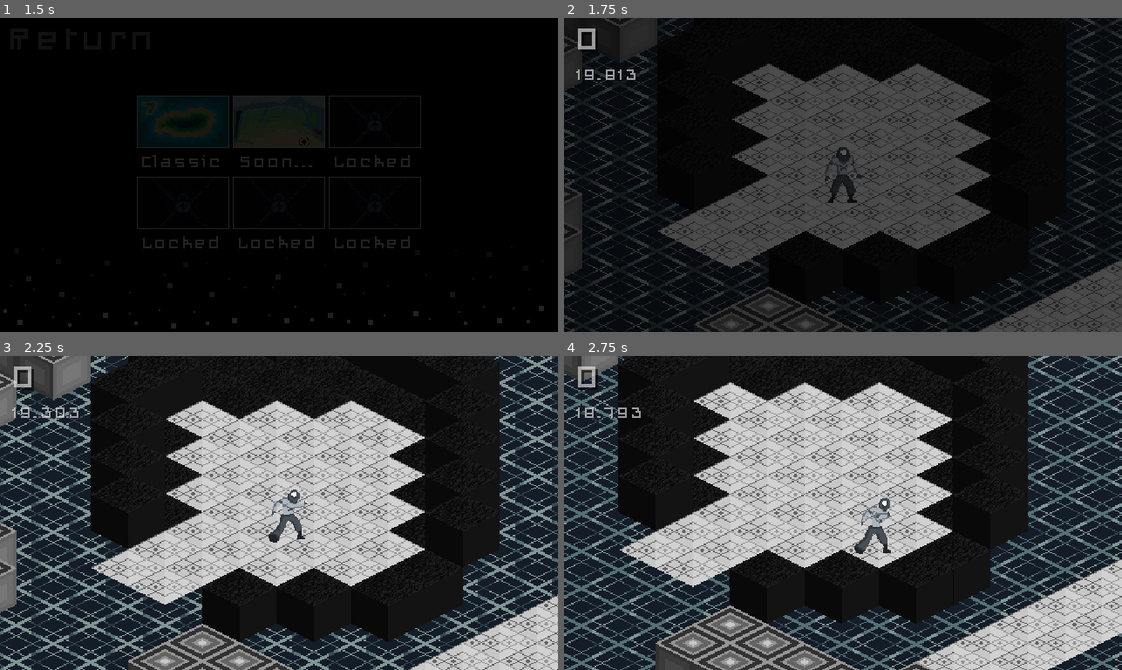
Above: before the commit, frames 1-4 (two rows, left to right).
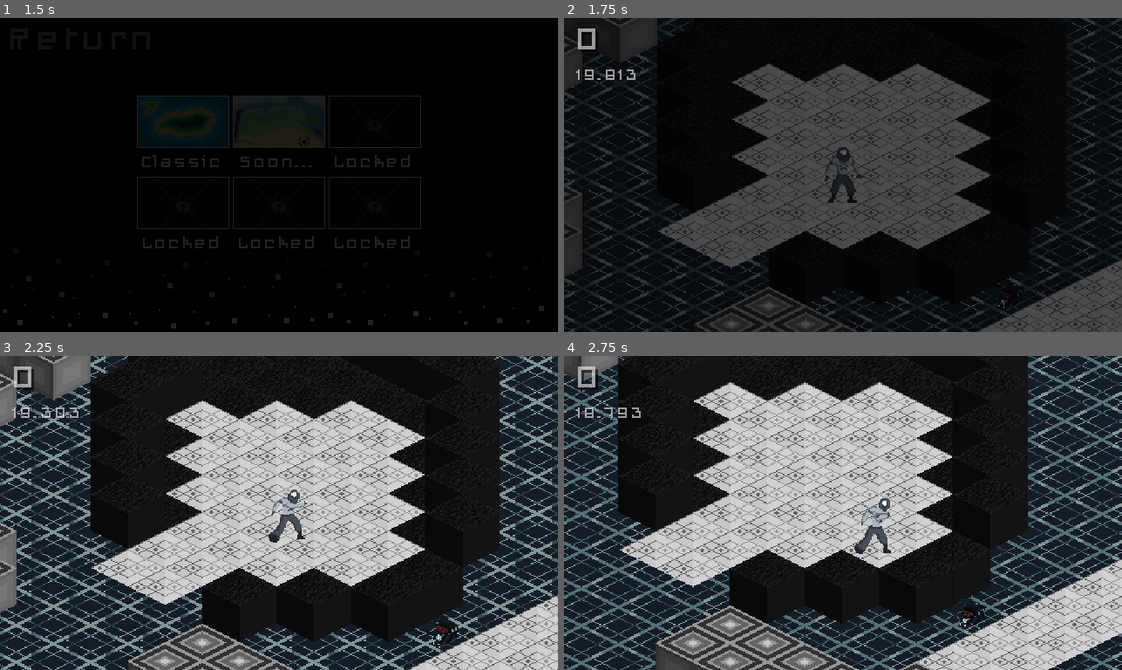
Above: after the commit, the same moments.

Repository: TP19/Faint-Frontiers
Game: Godot game, scene res://assets/ui/main_menu/MainMenu.tscn
Two runs of this game, one before a commit and one after it. Both use one fixed random seed, a clock stepped at 60 frames per second and the inputs below.
Inputs (mouse positions are in pixels of both pictures, inside the frame that each line leads up to):
- Up to frame 1 (1.5 s): click "Play" at 0.5 s; click (184, 121) at 1.25 s
- Up to frame 2 (1.75 s): no input
- Up to frame 3 (2.25 s): tap Enter at 2 s; move the mouse to (401, 497) at 2.02 s; hold Right (ui_right) from 2.03 s (still down); click (401, 497) at 2.17 s
- Up to frame 4 (2.75 s): keep holding Right (ui_right)

Frame 1 is identical in both runs. In frame 2, less than 0.1% of the frame differs, in the area x 77-83%, y 84-93%; in frame 3, 0.1%; in frame 4, 0.1%, in the area x 69-76%, y 78-87%.

Commit message:
adapted spawn function

Diff:
--- a/assets/ui/intergalactic_theme.tres
+++ b/assets/ui/intergalactic_theme.tres
@@ -9,7 +9,6 @@
 [sub_resource type="StyleBoxFlat" id=8]
 bg_color = Color( 1, 1, 1, 1 )
 draw_center = false
-skew = Vector2( -1, 0 )
 border_width_left = 2
 border_width_top = 2
 border_width_right = 2
@@ -25,7 +24,6 @@
 
 [sub_resource type="StyleBoxFlat" id=7]
 bg_color = Color( 1, 1, 1, 0.196078 )
-skew = Vector2( -1, 0 )
 border_width_left = 2
 border_width_top = 2
 border_width_right = 2
--- a/assets/worlds/EnemySpawner.gd
+++ b/assets/worlds/EnemySpawner.gd
@@ -8,12 +8,14 @@
 var deltax2 = 20
 var offset = 1
 
+var num_enemies = 2
+var num_enemies_left = 0
 # Called when the node enters the scene tree for the first time.
 func _ready() -> void:
 	randomize()
 	var spawningarea=Rect2(0,0,Width,height)
-	set_next_spawn_spider()
-
+	#set_next_spawn_spider()
+	spawn_enemy_spider()
 	# instance array
 #	for i in arr:
 #		var enemy = Enemy[arr].instance()
@@ -23,21 +25,30 @@
 
 func spawn_enemy_spider():
 
-	var enemy1 = spider.instance()
-	var position=Vector2(randi()%Width,randi()%height)
-	get_tree().get_root().add_child(enemy1)
-	enemy1.position = position
-	return position
+	for i in num_enemies:
+		var enemy1 = spider.instance()
+		var position=Vector2(randi()%Width,randi()%height)
+		enemy1.connect("enemy_destroyed", self, "_on_enemy_destroyed")
+		get_tree().get_root().add_child(enemy1)
+		num_enemies_left += 1
+		enemy1.position = position
+		return position
 
-func set_next_spawn_spider():
-	var next_time=deltax1+(randf()-0.5)*2*offset
-	$Timer.wait_time=next_time
-	$Timer.start()
+func _on_enemy_destroyed():
+	num_enemies_left -= 1
+	if num_enemies_left <= 0:
+		num_enemies += 2
+		spawn_enemy_spider()
 
-func _on_Timer_timeout() -> void:
-	var count_spider = get_tree().get_nodes_in_group("spider")
-	if len(count_spider) > 4:
-		pass
-	else:
-		spawn_enemy_spider()
-		set_next_spawn_spider()
+#func set_next_spawn_spider():
+#	var next_time=deltax1+(randf()-0.5)*2*offset
+#	$Timer.wait_time=next_time
+#	$Timer.start()
+#
+#func _on_Timer_timeout() -> void:
+#	var count_spider = get_tree().get_nodes_in_group("spider")
+#	if len(count_spider) > 4:
+#		pass
+#	else:
+#		spawn_enemy_spider()
+#		set_next_spawn_spider()
